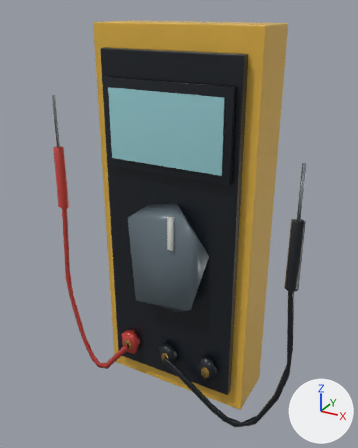
A saved change to the glTF model lab/public/models/multimeter_default.low.glb.
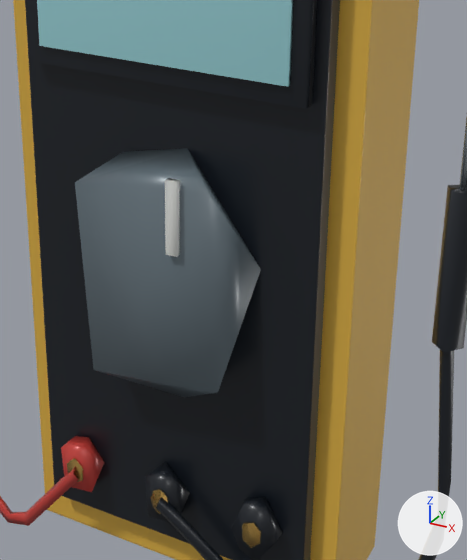
Each version is shown whole from a 50 mm camera at (0.744, -1.405, 1.473) aimed at (-0.009, -0.036, 0.789), then close up on the part from 26% to 84% of the width and 31% to 86% of the height. The axes (+X, +Y, +Z) are drawn at lower right. The lights are the same throughout. The first two pictures are the older version. Where no turn or scale is listed for an object, it has been applied to the vertices.

Objects in the first close-up: 'node-2', 'node-3', 'node-4', 'node-5', 'node-6', 'node-7', 'node-9', 'part:probes · Original 2a1ccac4', 'part:probes · Original e5042f9d', 'part:probes.001 · Original 1d88398a', 'part:probes.001 · Original e5042f9d' and 1 more.
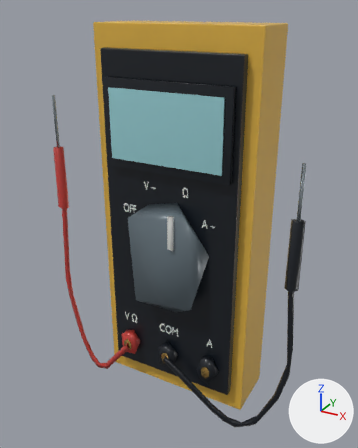
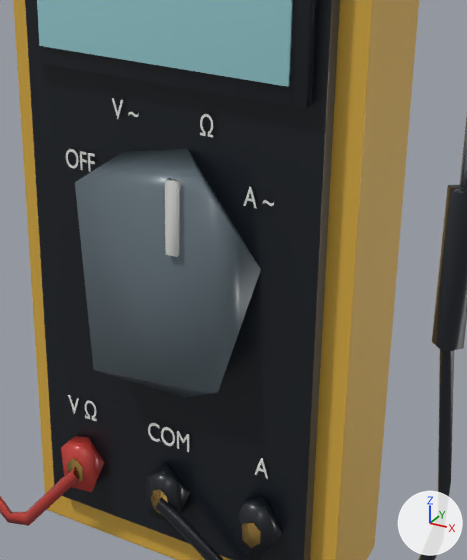
Boxes [x1, y1, x2, y2] around the edits, measured in the close-ups (467 x 560 px):
```json
{"object": "Installation details · Printed ivory identification", "change": "added", "after": [66, 98, 274, 479]}
```

The change, as JSON lines over the scene's bpy script:
```json
{"op": "add", "block": "mat_printed_ivory_identification", "code": ["mat_printed_ivory_identification = principled_material('Printed ivory identification')", "mat_printed_ivory_identification.base_color = (0.85, 0.87, 0.83)  # white #edf0eb", "mat_printed_ivory_identification.roughness = 0.52", "mat_printed_ivory_identification.coat_weight = 0.15", "mat_printed_ivory_identification.coat_roughness = 0.25"]}
{"op": "add", "block": "me_moulded_marking_002", "code": ["me_moulded_marking_002 = bpy.data.meshes.new('Moulded marking.002')", "me_moulded_marking_002.from_pydata(...)  # 3919 vertices, 4972 faces; spans x -0.351..0.011, y -0.001..0.0, z -0.015..0.55", "me_moulded_marking_002.materials.append(mat_printed_ivory_identification)  # white #edf0eb"]}
{"op": "add", "block": "ob_installation_details___printed_ivory_identification", "code": ["ob_installation_details___printed_ivory_identification = bpy.data.objects.new('Installation details · Printed ivory identification', me_moulded_marking_002)", "ob_installation_details___printed_ivory_identification.location = (0.162, -0.128, 0.412)"]}
```
